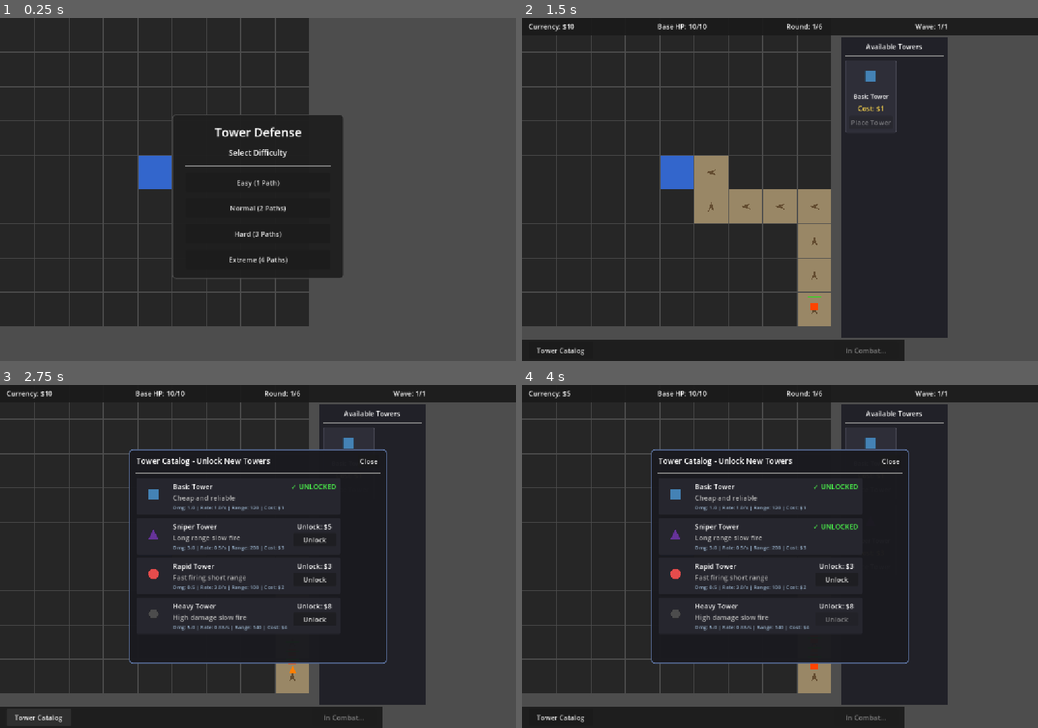
Above: before the commit, frames 1-4 (two rows, left to right).
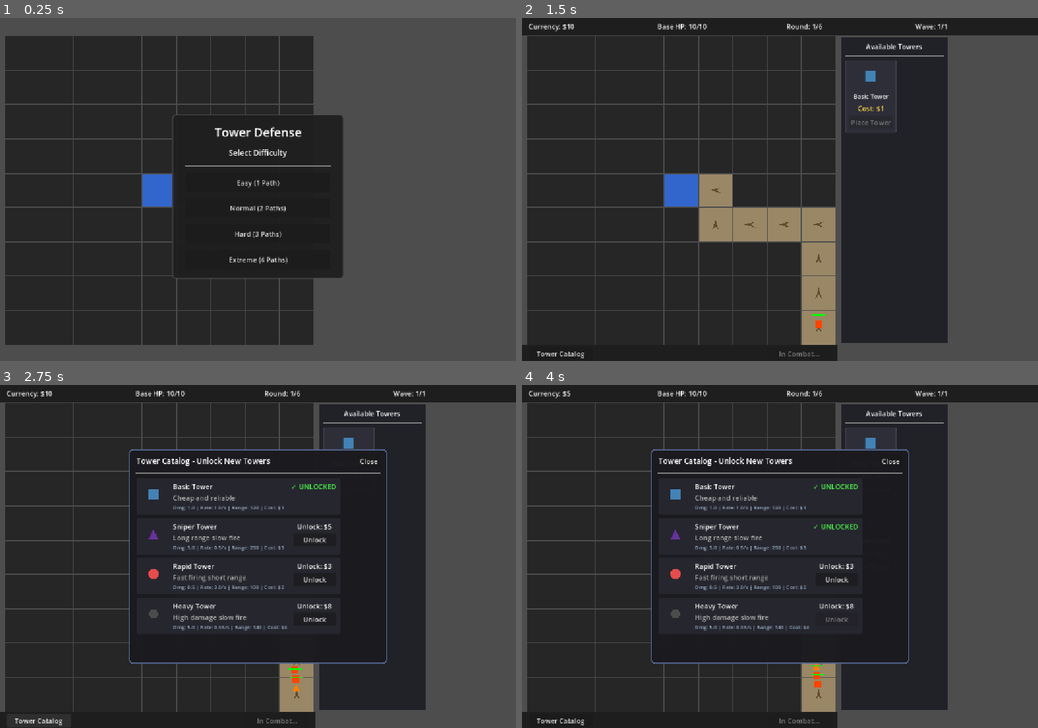
Above: after the commit, the same moments.

Repository: chaconeric-alt/Tower-Defense
Game: Godot game, scene res://scenes/main.tscn
Two runs of this game, one before a commit and one after it. Both use one fixed random seed, a clock stepped at 60 frames per second and the inputs below.
Inputs:
- Up to frame 1 (0.25 s): no input
- Up to frame 2 (1.5 s): click "Easy (1 Path)" at 0.5 s; click "Start Wave" at 1.25 s
- Up to frame 3 (2.75 s): click "Tower Catalog" at 2 s
- Up to frame 4 (4 s): click "Unlock" at 2.75 s; click "Place Tower" at 3.5 s

The runs differ from the first frame. In frame 1, 11% of the frame differs, in the area x 0-61%, y 0-96%; in frame 2, 13%, in the area x 0-83%, y 5-100%; in frame 3, 6.9%; in frame 4, 6.9%.

Commit message:
Fix UI controller overlapping game board
Offset the GameBoard position to (10, 42) so it sits below the 40px top
bar with a 2px gap. Fix get_mouse_local_pos() to use to_local() so mouse
input works correctly with the new offset. Adjust the bottom bar from 50px
to 38px and its width from 890px to 735px so it no longer extends into the
game board area or under the right panel. Update the right panel bottom
offset to match the new bar height.

https://claude.ai/code/session_01MLzLE6VkUN1kTUSGAreFcj

Diff:
--- a/tower_defense/tower_defense/scenes/main.tscn
+++ b/tower_defense/tower_defense/scenes/main.tscn
@@ -10,6 +10,7 @@
 zoom = Vector2(1, 1)
 
 [node name="GameBoard" type="Node2D" parent="."]
+position = Vector2(10, 42)
 script = ExtResource("1")
 
 [node name="UI" type="CanvasLayer" parent="."]
--- a/tower_defense/tower_defense/scripts/game_board.gd
+++ b/tower_defense/tower_defense/scripts/game_board.gd
@@ -176,11 +176,7 @@
 
 func get_mouse_local_pos() -> Vector2:
 	# Convert global mouse position to this node's local coordinate space
-	var viewport = get_viewport()
-	var mouse_screen = viewport.get_mouse_position()
-	# The canvas_transform accounts for Camera2D offset
-	var global_mouse = get_canvas_transform().affine_inverse() * mouse_screen
-	return global_mouse
+	return to_local(get_global_mouse_position())
 
 var _was_left_pressed: bool = false
 var _was_right_pressed: bool = false
--- a/tower_defense/tower_defense/scripts/ui_controller.gd
+++ b/tower_defense/tower_defense/scripts/ui_controller.gd
@@ -175,10 +175,10 @@
 	bottom_bar.anchor_bottom = 1.0
 	bottom_bar.anchor_left = 0.0
 	bottom_bar.anchor_right = 0.0
-	bottom_bar.offset_top = -50
+	bottom_bar.offset_top = -38
 	bottom_bar.offset_bottom = 0
-	bottom_bar.offset_right = 890
-	bottom_bar.custom_minimum_size = Vector2(890, 50)
+	bottom_bar.offset_right = 735
+	bottom_bar.custom_minimum_size = Vector2(735, 38)
 
 	var bot_margin = MarginContainer.new()
 	bot_margin.add_theme_constant_override("margin_left", 15)
@@ -228,7 +228,7 @@
 	right_panel.offset_left = 740
 	right_panel.offset_right = 990
 	right_panel.offset_top = 45
-	right_panel.offset_bottom = -55
+	right_panel.offset_bottom = -43
 
 	var margin = MarginContainer.new()
 	margin.add_theme_constant_override("margin_left", 10)
